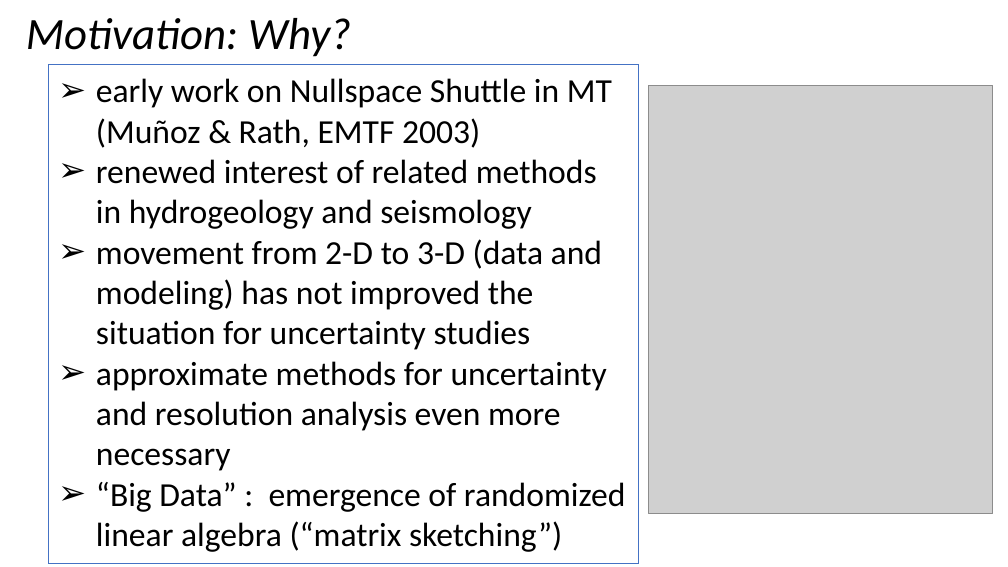
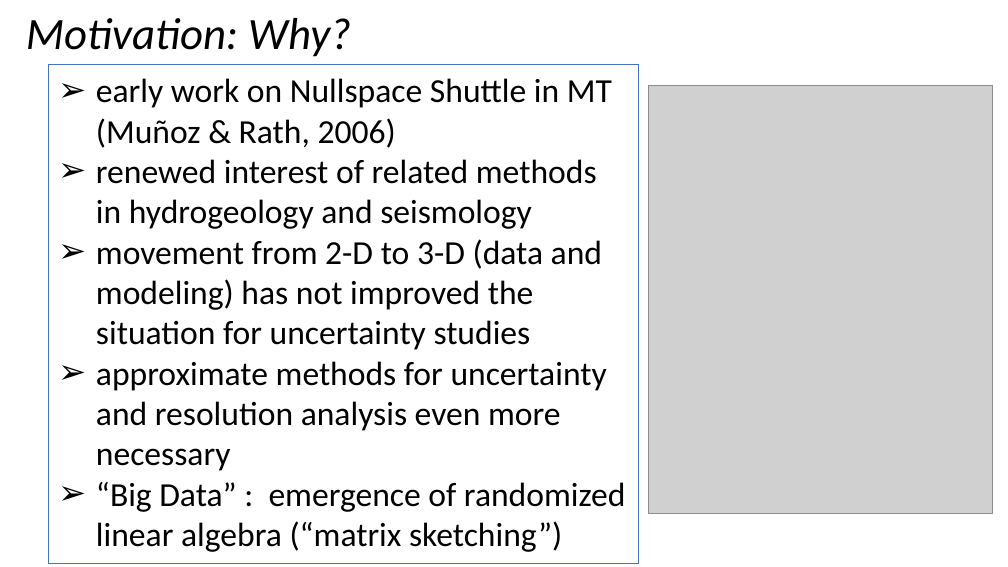
Before and after one commit to volkerrath/JacoPyAn, a slide deck: slide 22 of doc/Rathetal_MT-Jacobians.pptx (slide 17 before the commit). Drawn at 1008x567 pixels with LibreOffice and Linux fonts; fonts in the diff are those of the drawing; grey boxes stand for pictures. Boxes give left, top, right and bottom in pixels: in the first picture for what was removed or moved away, otherwise in the second. Text is boxed around its words. In the diff, an @@ line names an element or a change of style, - is before the commit and + after.

```diff
--- a/doc/Rathetal_MT-Jacobians.pptx
+++ b/doc/Rathetal_MT-Jacobians.pptx
@@ text in rectangle at bbox=[96, 78, 612, 148]: text changed @@
-➢ early work on Nullspace Shuttle in MT (Muñoz & Rath, EMTF 2003)
+➢ early work on Nullspace Shuttle in MT (Muñoz & Rath, 2006)
```
Also in this commit, not shown: 6 other slides changed, 5 slides added, 1 slide removed, 37 other files.
